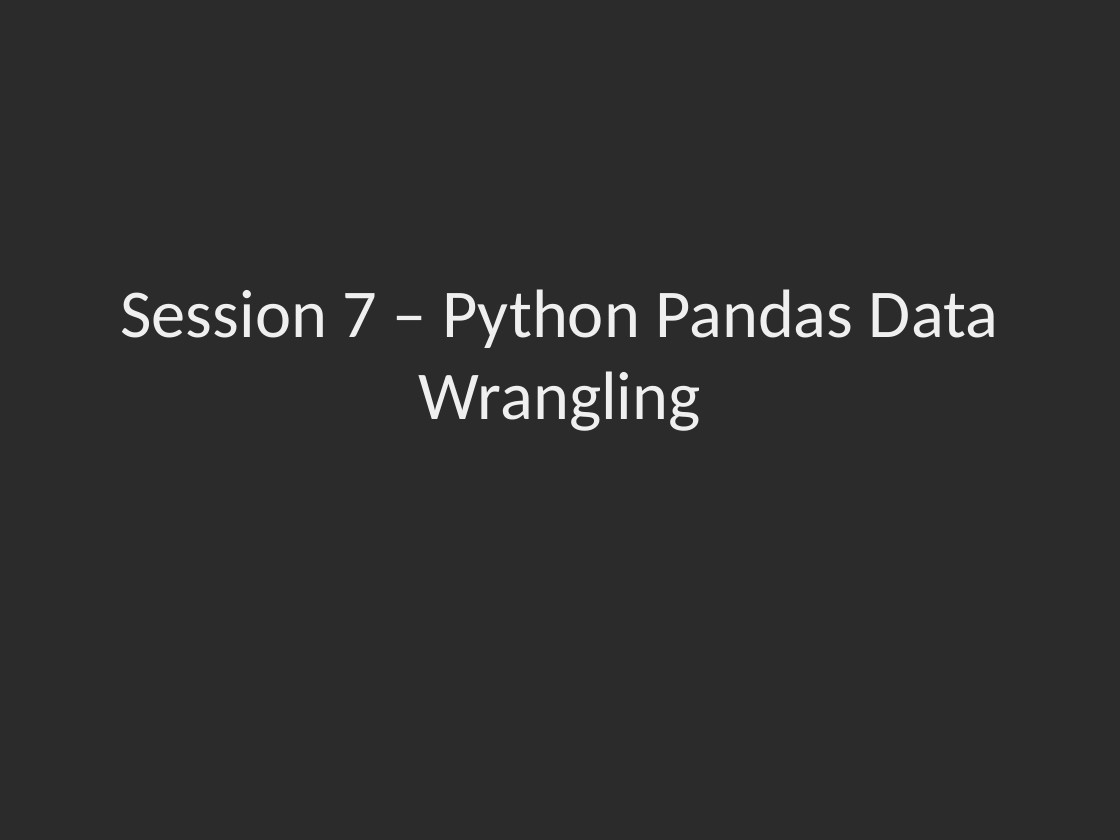
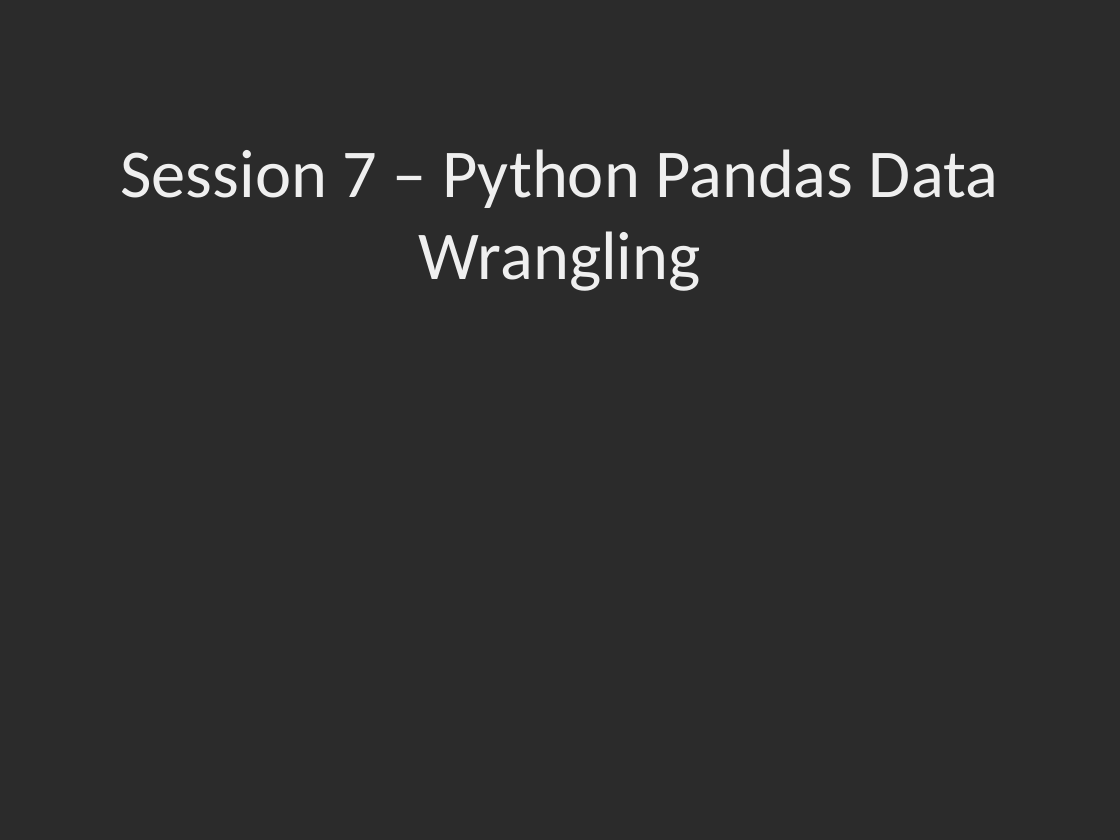
Before and after one commit to dbowmans46/PracticalProgramming, a slide deck: slide 1 of Session 7 - Python/Instructional Material/Session 7 – Python Pandas Data Wrangling.pptx. Drawn at 1120x840 pixels with LibreOffice and Linux fonts; fonts in the diff are those of the drawing; background and template pictures are left out; a plain dark background stands for a picture behind light text. Boxes give left, top, right and bottom in pixels: in the first picture for what was removed or moved away, otherwise in the second. Text is boxed around its words. In the diff, an @@ line names an element or a change of style, - is before the commit and + after.

```diff
--- a/Session 7 - Python/Instructional Material/Session 7 – Python Pandas Data Wrangling.pptx
+++ b/Session 7 - Python/Instructional Material/Session 7 – Python Pandas Data Wrangling.pptx
@@ title "Session 7 – Python Pandas ...": place and size @@
-title "Session 7 – Python Pandas ..." at bbox=[120, 289, 998, 431]
+title "Session 7 – Python Pandas ..." at bbox=[120, 149, 998, 291]
```
Also in this commit, not shown: 1 other slide changed, 4 slides added.
